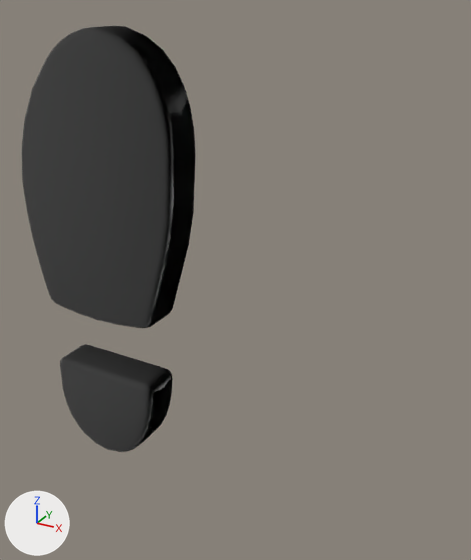
An edit to the OBJ model resources/models/shoe-male.obj, drawn before and after from the same camera.
Before and after are seen from a 50 mm camera at (8.69, -10.3, 7.43) aimed at (2.86, 0.29, 2.13). Every picture has the same lights, and +X, +Y and +Z are marked at lower left. Where no turn or scale is listed for an object, it has been applied to the vertices.

The older version as bpy lines, for what is in view:
```python
me_shoe_male = bpy.data.meshes.new('shoe-male')
me_shoe_male.from_pydata(...)  # 630 vertices, 571 faces; spans x -2.02..1.93, y -0.48..0.48, z -2.82..6.86
me_shoe_male.materials.append(mat_side_face_0)  # white #e7e7e7
ob_shoe_male = bpy.data.objects.new('shoe-male', me_shoe_male)
ob_shoe_male.location = (0.0, 0.0, 0.0)
```
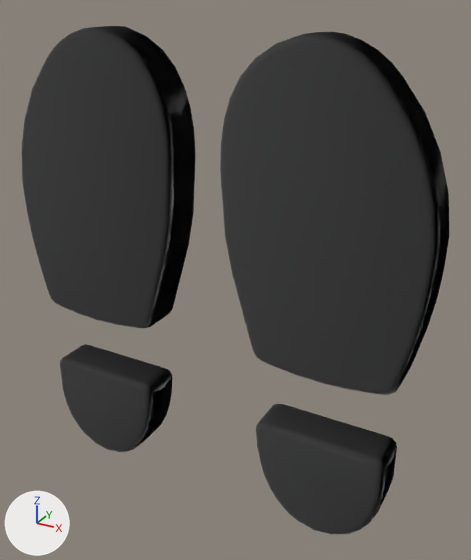
The newer file is also turned or shifted as a whole; pictures and numbers use the older file's frame.

Pixel boxes (x1, y1, x2, y2) of what changed, in the pictures (471 x 560 px):
'shoe-male', reshaped (145% wider, 19% taller)
    before: (22, 26, 196, 452)
    after: (22, 26, 449, 535)
part 1 of me_shoe_male, added
    after: (220, 32, 449, 395)
part 2 of me_shoe_male, added
    after: (256, 404, 397, 535)

What the commit changed:
me_shoe_male has 630 vertices, 571 faces and spans x -2.02..1.93, y -0.48..0.48, z -2.82..6.86.
me_shoe_male is used by ob_shoe_male; location (0.0, 0.0, 0.0).
me_shoe_male no longer uses material mat_side_face_0 (white #e7e7e7).
me_shoe_male part 1: the loose piece of 380 vertices spanning x -2.02..1.93, y -0.48..0.48, z 0.75..6.86 is copied, and the copy is turned 180 degrees about the z axis through its middle, then moved by (4.94, 0.0, 0.0); it spans x 2.92..6.88, y -0.48..0.48, z 0.75..6.86.
me_shoe_male part 2: the loose piece of 250 vertices spanning x -1.59..1.15, y -0.48..0.48, z -2.82..-0.54 is copied, and the copy is turned 180 degrees about the z axis through its middle, then moved by (5.3, 0.0, 0.0); it spans x 3.71..6.44, y -0.48..0.48, z -2.82..-0.54.
